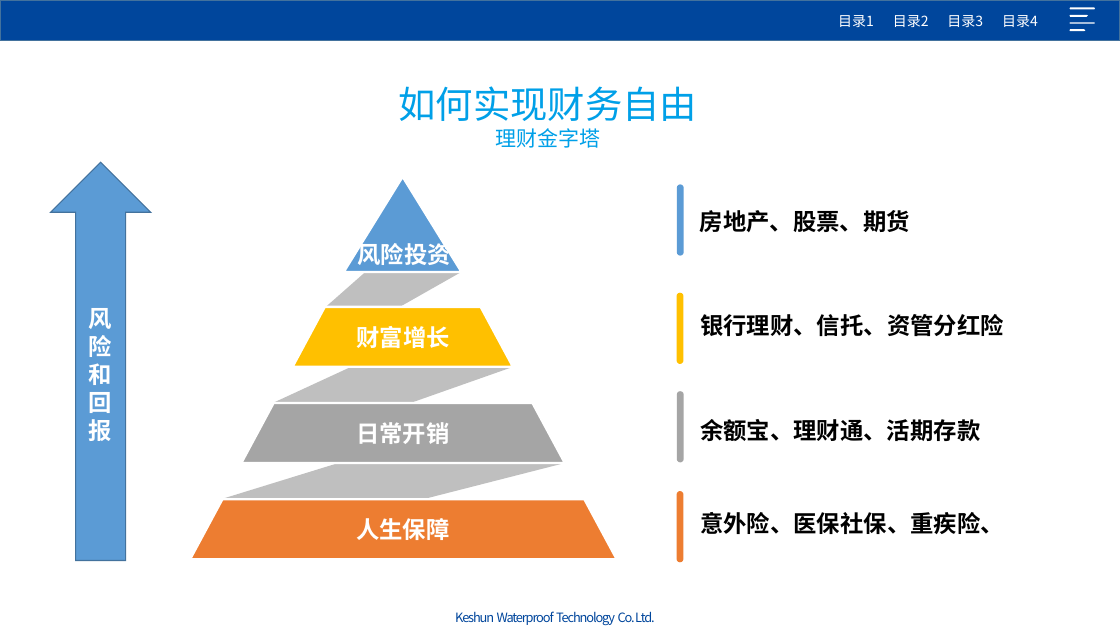
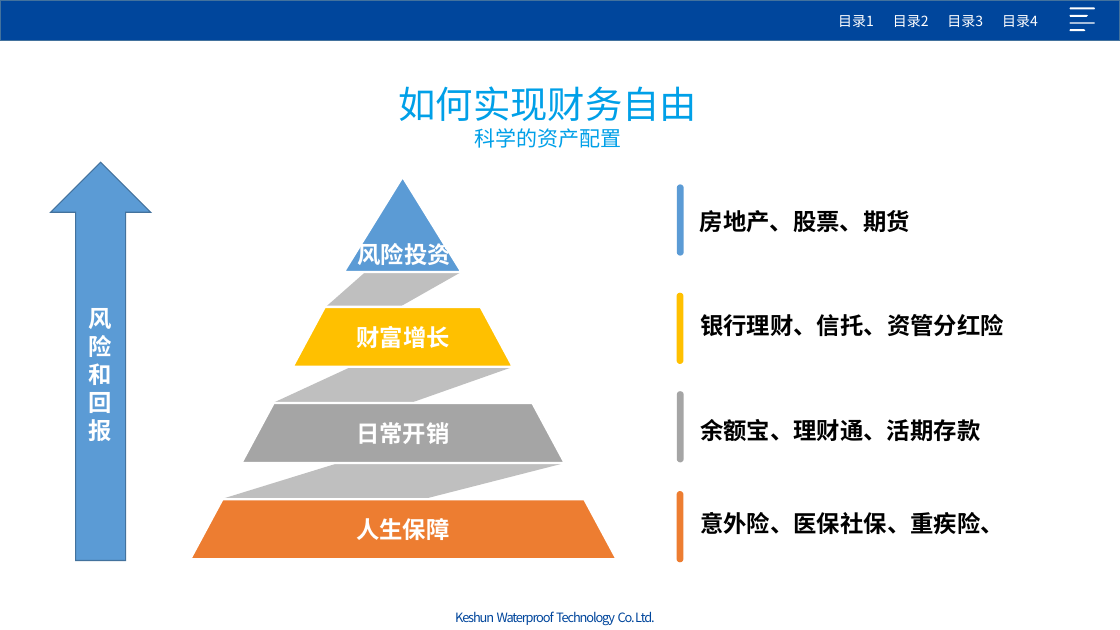
Before and after one commit to Jack-liangqihua/ABAP_CODER, a slide deck: slide 12 of 专题研究/晨会主题/201904财务自由.pptx. Drawn at 1120x630 pixels with LibreOffice and Linux fonts; fonts in the diff are those of the drawing; background and template pictures are left out. Boxes give left, top, right and bottom in pixels: in the first picture for what was removed or moved away, otherwise in the second. Text is boxed around its words. In the diff, an @@ line names an element or a change of style, - is before the commit and + after.

```diff
--- a/专题研究/晨会主题/201904财务自由.pptx
+++ b/专题研究/晨会主题/201904财务自由.pptx
@@ text at (474, 128, 621, 148): text changed @@
-理财金字塔
+科学的资产配置
```
Also in this commit, not shown: 6 other slides changed, 1 slide added, 6 slides removed.
